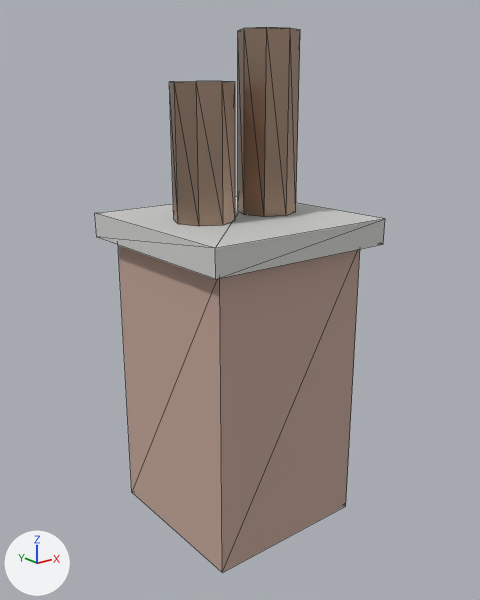
What one commit did to the glTF model public/models/props/vent_stack.lod2.glb.
Both versions are drawn from a 50 mm lens placed at (-2.59, -3.27, 2.81), pointed at (0.0, -0.03, 1.51). The lights are fixed; the arrows at lower left show +X, +Y and +Z. The picture after the commit comes second. Mesh edges are drawn as thin lines. Where no turn or scale is listed for an object, it has been applied to the vertices. Vertices at exactly the same position are counted once.

Before the edit, the objects in view are built like this:
```python
mat_brick_red = principled_material('brick_red')
mat_brick_red.base_color = (0.52, 0.36, 0.3)  # beige #bfa295
mat_brick_red.roughness = 0.85
mat_concrete_cast = principled_material('concrete_cast')
mat_concrete_cast.base_color = (0.62, 0.62, 0.6)  # light grey #cececb
mat_concrete_cast.roughness = 0.85
mat_metal_rust = principled_material('metal_rust')
mat_metal_rust.base_color = (0.45, 0.32, 0.24)  # beige #b39986
mat_metal_rust.metallic = 1.0
mat_metal_rust.roughness = 0.4
me_props_vent_stack = bpy.data.meshes.new('props_vent_stack')
me_props_vent_stack.from_pydata(...)  # a box spanning x -0.55..0.55, y -0.55..0.55, z -1.58..0.32, material slot 0; a box spanning x -0.65..0.65, y -0.65..0.65, z 0.32..0.48, material slot 1; an 8-sided cylinder along z spanning x -0.44..-0.06, y -0.19..0.19, z 0.48..1.28, material slot 2; an 8-sided cylinder along z spanning x 0.06..0.44, y -0.19..0.19, z 0.48..1.58, material slot 2
me_props_vent_stack.materials.append(mat_brick_red)  # beige #bfa295
me_props_vent_stack.materials.append(mat_concrete_cast)  # light grey #cececb
me_props_vent_stack.materials.append(mat_metal_rust)  # beige #b39986
ob_props_vent_stack = bpy.data.objects.new('props_vent_stack', me_props_vent_stack)
ob_props_vent_stack.location = (0.0, 0.0, 1.58)
```
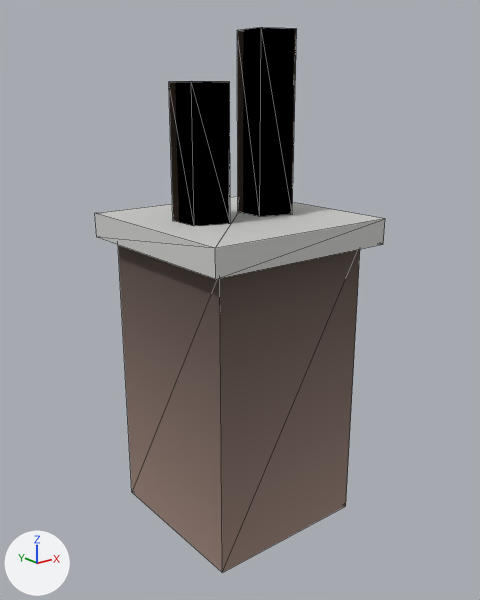
Boxes (x1, y1, x2, y2) around the edits, measured in the pictures (480 x 600 px; the box of a moved part takes in the faces that stretch with it):
'props_vent_stack', recoloured, reshaped (darker)
    both: (95, 27, 385, 573)
part 1 of me_props_vent_stack, moved or reshaped
    before: (170, 27, 300, 226)
    after: (169, 27, 297, 226)

The change, as a diff of the scene's bpy script:
```diff
--- a/public/models/props/vent_stack.lod2.glb.py
+++ b/public/models/props/vent_stack.lod2.glb.py
@@ mat_brick_red @@
 n0 = _N.new('ShaderNodeBsdfPrincipled'); n0.name = 'Principled BSDF'
-n0.inputs[0].default_value = (0.52, 0.36, 0.3, 1.0)  # 'Base Color', beige #bfa295
 n0.inputs[2].default_value = 0.85  # 'Roughness'
 n1 = _N.new('ShaderNodeOutputMaterial'); n1.name = 'Material Output'
+n2 = _N.new('ShaderNodeMix'); n2.name = 'Mix'
+n2.data_type = 'RGBA'
+n2.blend_type = 'MULTIPLY'
+n2.inputs[0].default_value = 1.0  # 'Factor'
+n2.inputs[7].default_value = (0.52, 0.36, 0.3, 1.0)  # 'B', beige #bfa295
+n3 = _N.new('ShaderNodeVertexColor'); n3.name = 'Color Attribute'
 _L.new(n0.outputs[0], n1.inputs[0])  # 'BSDF' to 'Surface'
+_L.new(n2.outputs[2], n0.inputs[0])  # 'Result' to 'Base Color'
+_L.new(n3.outputs[0], n2.inputs[6])  # 'Color' to 'A'
@@ mat_concrete_cast @@
 n0 = _N.new('ShaderNodeBsdfPrincipled'); n0.name = 'Principled BSDF'
-n0.inputs[0].default_value = (0.62, 0.62, 0.6, 1.0)  # 'Base Color', light grey #cececb
 n0.inputs[2].default_value = 0.85  # 'Roughness'
 n1 = _N.new('ShaderNodeOutputMaterial'); n1.name = 'Material Output'
+n2 = _N.new('ShaderNodeMix'); n2.name = 'Mix'
+n2.data_type = 'RGBA'
+n2.blend_type = 'MULTIPLY'
+n2.inputs[0].default_value = 1.0  # 'Factor'
+n2.inputs[7].default_value = (0.62, 0.62, 0.6, 1.0)  # 'B', light grey #cececb
+n3 = _N.new('ShaderNodeVertexColor'); n3.name = 'Color Attribute'
 _L.new(n0.outputs[0], n1.inputs[0])  # 'BSDF' to 'Surface'
+_L.new(n2.outputs[2], n0.inputs[0])  # 'Result' to 'Base Color'
+_L.new(n3.outputs[0], n2.inputs[6])  # 'Color' to 'A'
@@ mat_metal_rust @@
 n0 = _N.new('ShaderNodeBsdfPrincipled'); n0.name = 'Principled BSDF'
-n0.inputs[0].default_value = (0.45, 0.32, 0.24, 1.0)  # 'Base Color', beige #b39986
 n0.inputs[1].default_value = 1.0  # 'Metallic'
@@ mat_metal_rust @@
 n1 = _N.new('ShaderNodeOutputMaterial'); n1.name = 'Material Output'
+n2 = _N.new('ShaderNodeMix'); n2.name = 'Mix'
+n2.data_type = 'RGBA'
+n2.blend_type = 'MULTIPLY'
+n2.inputs[0].default_value = 1.0  # 'Factor'
+n2.inputs[7].default_value = (0.45, 0.32, 0.24, 1.0)  # 'B', beige #b39986
+n3 = _N.new('ShaderNodeVertexColor'); n3.name = 'Color Attribute'
 _L.new(n0.outputs[0], n1.inputs[0])  # 'BSDF' to 'Surface'
+_L.new(n2.outputs[2], n0.inputs[0])  # 'Result' to 'Base Color'
+_L.new(n3.outputs[0], n2.inputs[6])  # 'Color' to 'A'
@@ me_props_vent_stack @@
-me_props_vent_stack.from_pydata(...)  # 48 vertices, 80 faces; spans x -0.65..0.65, y -0.65..0.65, z -1.58..1.58
+me_props_vent_stack.from_pydata(...)  # 40 vertices, 64 faces; spans x -0.65..0.65, y -0.65..0.65, z -1.58..1.58
+# me_props_vent_stack part 1
+# 22 vertices are removed from x -0.38..0.38, y -0.19..0.19, z 0.48..1.58
+# 52 faces are deleted
+# 6 vertices move from x -0.44..-0.12, y -0.19..0.0, z 0.48..1.28 to x -0.4..-0.19, y -0.18..0.18, z 0.48..1.28
+# 14 vertices are added at x -0.4..0.31, y -0.18..0.18, z 0.48..1.58
+# 36 new faces join them, mat_metal_rust
 me_props_vent_stack.materials.append(mat_brick_red)
```
